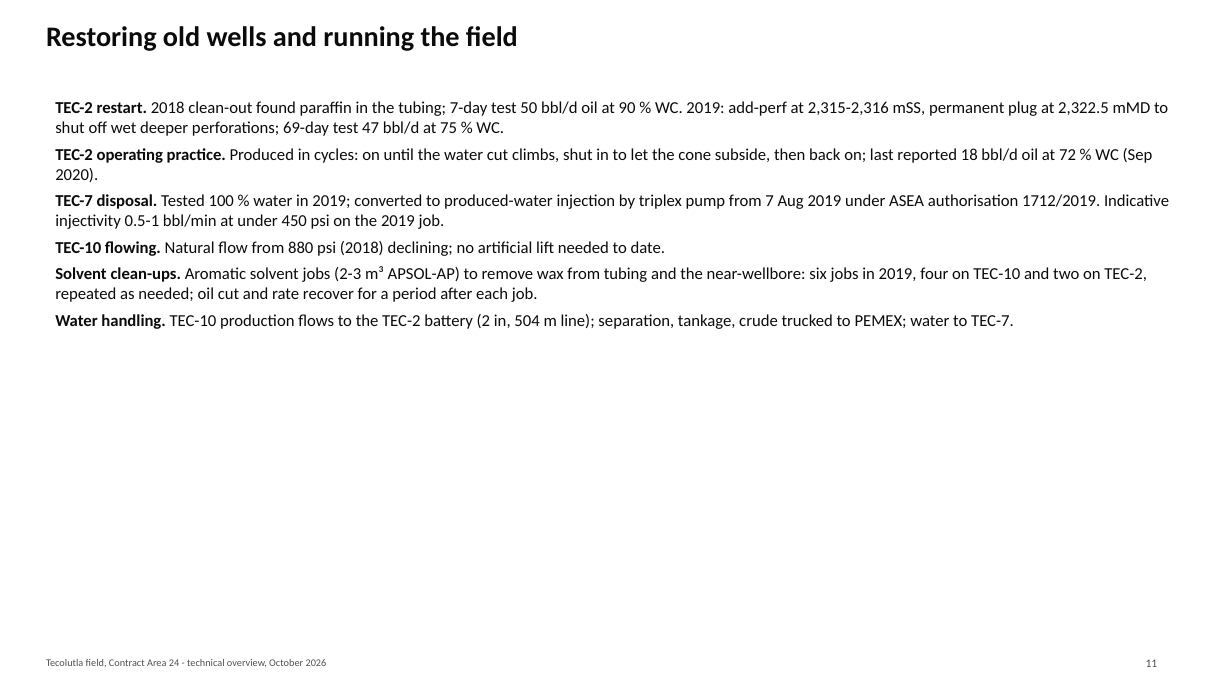
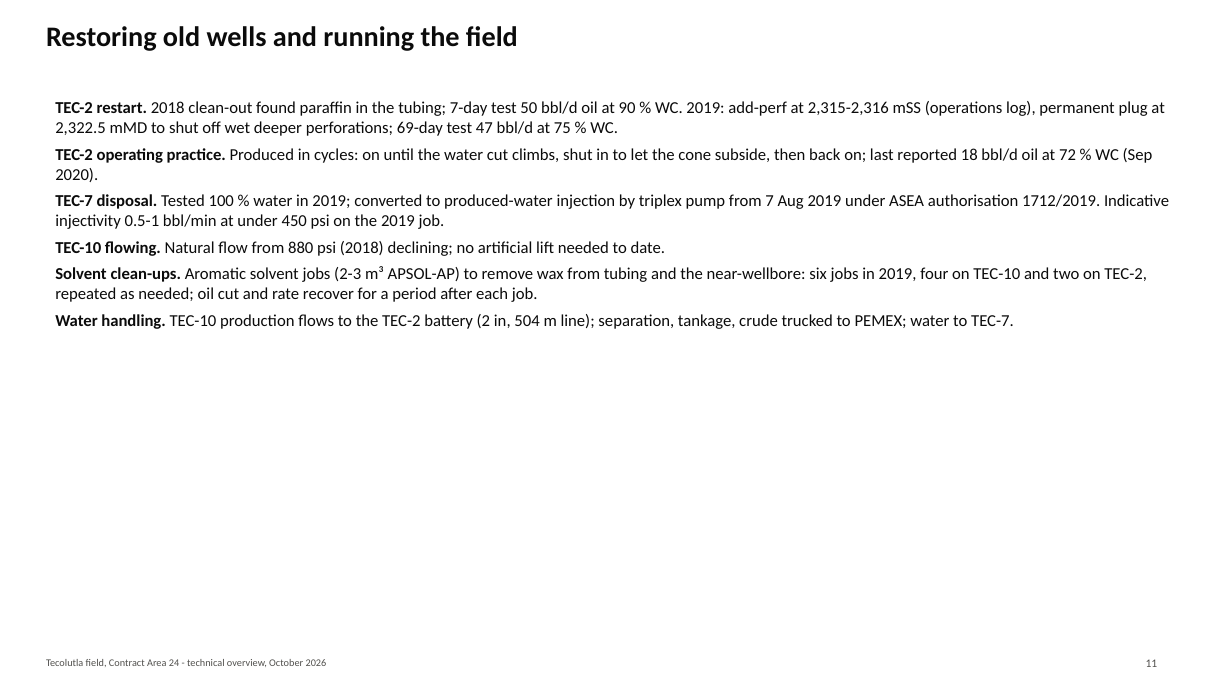
Before and after one commit to gunner1976/git_practice, a slide deck: slide 11 of docs/Tecolutla_Technical_Overview.pptx. Drawn at 1232x693 pixels with LibreOffice and Linux fonts; fonts in the diff are those of the drawing. Boxes give left, top, right and bottom in pixels: in the first picture for what was removed or moved away, otherwise in the second. Text is boxed around its words. In the diff, an @@ line names an element or a change of style, - is before the commit and + after.

```diff
--- a/docs/Tecolutla_Technical_Overview.pptx
+++ b/docs/Tecolutla_Technical_Overview.pptx
@@ text at [55,101,1164,136]: text changed @@
-TEC-2 restart. 2018 clean-out found paraffin in the tubing; 7-day test 50 bbl/d oil at 90 % WC. 2019: add-perf at 2,315-2,316 mSS, permanent plug at 2,322.5 mMD to shut off wet deeper perforations; 69-day test 47 bbl/d at 75 % WC.
+TEC-2 restart. 2018 clean-out found paraffin in the tubing; 7-day test 50 bbl/d oil at 90 % WC. 2019: add-perf at 2,315-2,316 mSS (operations log), permanent plug at 2,322.5 mMD to shut off wet deeper perforations; 69-day test 47 bbl/d at 75 % WC.
```
Also in this commit, not shown: 17 other slides changed, 1 slide added, 2 other files.
